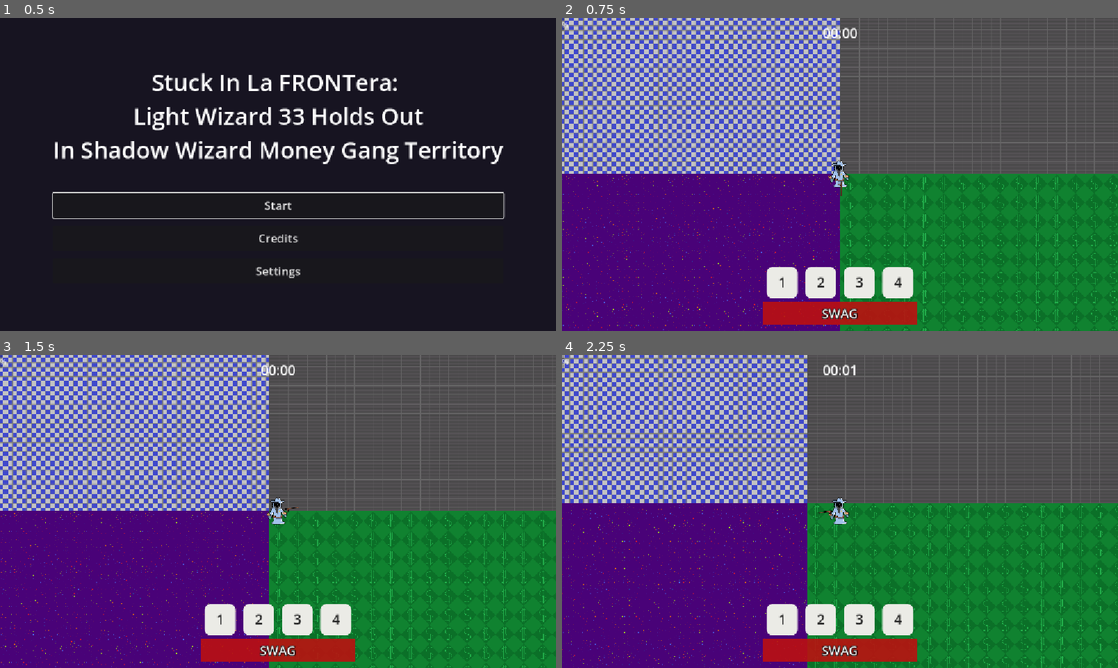
Above: before the commit, frames 1-4 (two rows, left to right).
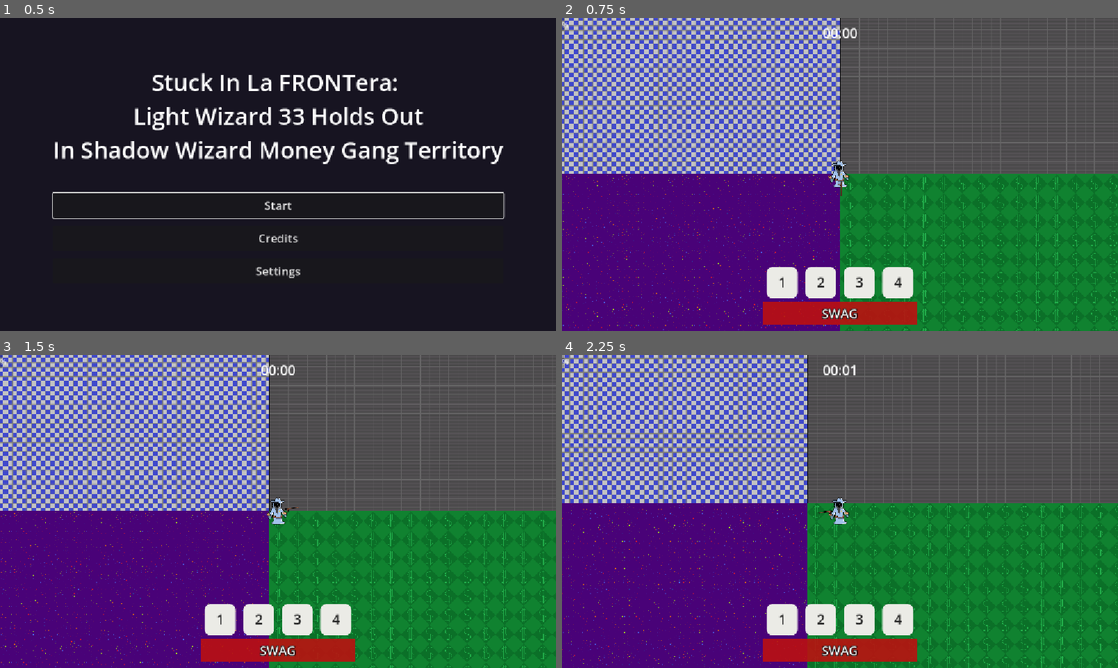
Above: after the commit, the same moments.

Repository: LeyuDing/SteelHacks2026
Game: Godot game, scene res://Scenes/main_menu.tscn
Same seed, same stepped clock (60 frames per second), same inputs: the game is played once before the commit and once after it. The engine's default icon, where the game draws it, is replaced by a stand-in: a white triangle on a blue panel in a dark square.
Inputs (mouse positions are in pixels of both pictures, inside the frame that each line leads up to):
- Up to frame 1 (0.5 s): no input
- Up to frame 2 (0.75 s): click "Start" at 0.5 s
- Up to frame 3 (1.5 s): tap Enter at 1.25 s; move the mouse to (400, 495) at 1.27 s; hold Right (ui_right) from 1.28 s (still down)
- Up to frame 4 (2.25 s): move the mouse to (728, 527) at 2.02 s; release Right (ui_right) at 2.03 s; hold Down (ui_down) from 2.03 s (still down)

Frame 1 is identical in both runs. In frame 2, less than 0.1% of the frame differs, in the area x 50-51%, y 0-46%; in frame 3, less than 0.1%, in the area x 48-49%, y 0-50%; in frame 4, less than 0.1%.

Commit message:
Made background black, added top walls to have assets, removed all other wall sprites

Diff:
--- a/Scenes/main_scene.tscn
+++ b/Scenes/main_scene.tscn
@@ -12,6 +12,8 @@
 [ext_resource type="Texture2D" uid="uid://bawuses8fbtjg" path="res://Assets/floors/mattress_firm_floor.png" id="10_drdnd"]
 [ext_resource type="Texture2D" uid="uid://xfmn6mah88mv" path="res://Assets/floors/dollar_floor.png" id="11_ioaeq"]
 [ext_resource type="Texture2D" uid="uid://br8hkubs5811u" path="res://Assets/floors/arcade_floor.png" id="12_7ewk0"]
+[ext_resource type="Texture2D" uid="uid://cccs5kxto2gvk" path="res://Assets/walls/laundry_wall.png" id="13_7ewk0"]
+[ext_resource type="Texture2D" uid="uid://k6o18u21fhyh" path="res://Assets/walls/mattress_firm_wall.png" id="14_lhp3t"]
 
 [sub_resource type="NavigationPolygon" id="NavigationPolygon_x6ack"]
 vertices = PackedVector2Array(1920, 1516.5469, 1919.0703, 1920, -1920, 1920, -1920, -1920, 1920, -1920)
@@ -101,8 +103,9 @@
 navigation_polygon = SubResource("NavigationPolygon_x6ack")
 
 [node name="StaticBody2D" type="StaticBody2D" parent="NavigationRegion2D" unique_id=385608559]
-position = Vector2(2000, 0)
-scale = Vector2(1, 50)
+visible = false
+position = Vector2(3209, -86.50001)
+scale = Vector2(20, 50)
 
 [node name="CollisionShape2D" type="CollisionShape2D" parent="NavigationRegion2D/StaticBody2D" unique_id=1985354750]
 scale = Vector2(7, 7)
@@ -120,19 +123,42 @@
 shape = SubResource("RectangleShape2D_ia7du")
 
 [node name="Sprite2D" type="Sprite2D" parent="NavigationRegion2D/StaticBody2D2" unique_id=285272130]
-texture = ExtResource("2_jv6wh")
 
-[node name="StaticBody2D3" type="StaticBody2D" parent="NavigationRegion2D" unique_id=1190042307]
-position = Vector2(0, -2000)
-rotation = 1.5707964
+[node name="StaticBody2D3" type="StaticBody2D" parent="NavigationRegion2D" unique_id=263844216]
+position = Vector2(1998, 7)
 scale = Vector2(1, 50)
 
-[node name="CollisionShape2D" type="CollisionShape2D" parent="NavigationRegion2D/StaticBody2D3" unique_id=1794846317]
+[node name="CollisionShape2D" type="CollisionShape2D" parent="NavigationRegion2D/StaticBody2D3" unique_id=1515604910]
 scale = Vector2(7, 7)
 shape = SubResource("RectangleShape2D_ia7du")
 
-[node name="Sprite2D" type="Sprite2D" parent="NavigationRegion2D/StaticBody2D3" unique_id=8583694]
-texture = ExtResource("2_jv6wh")
+[node name="Sprite2D" type="Sprite2D" parent="NavigationRegion2D/StaticBody2D3" unique_id=865737780]
+
+[node name="LaundryWall" type="StaticBody2D" parent="NavigationRegion2D" unique_id=1190042307]
+position = Vector2(-965.5, -1954.5)
+
+[node name="CollisionShape2D" type="CollisionShape2D" parent="NavigationRegion2D/LaundryWall" unique_id=1794846317]
+scale = Vector2(120, 4)
+shape = SubResource("RectangleShape2D_ia7du")
+
+[node name="Sprite2D" type="Sprite2D" parent="NavigationRegion2D/LaundryWall" unique_id=8583694]
+texture_repeat = 2
+texture = ExtResource("13_7ewk0")
+region_enabled = true
+region_rect = Rect2(0, 0, 1930, 64)
+
+[node name="MatressWall" type="StaticBody2D" parent="NavigationRegion2D" unique_id=1577926417]
+position = Vector2(965, -1954.5)
+
+[node name="CollisionShape2D" type="CollisionShape2D" parent="NavigationRegion2D/MatressWall" unique_id=459401870]
+scale = Vector2(120, 4)
+shape = SubResource("RectangleShape2D_ia7du")
+
+[node name="Sprite2D" type="Sprite2D" parent="NavigationRegion2D/MatressWall" unique_id=125949480]
+texture_repeat = 2
+texture = ExtResource("14_lhp3t")
+region_enabled = true
+region_rect = Rect2(0, 0, 1930, 64)
 
 [node name="StaticBody2D4" type="StaticBody2D" parent="NavigationRegion2D" unique_id=956883194]
 position = Vector2(0, 2000)
@@ -144,7 +170,6 @@
 shape = SubResource("RectangleShape2D_ia7du")
 
 [node name="Sprite2D" type="Sprite2D" parent="NavigationRegion2D/StaticBody2D4" unique_id=1843304961]
-texture = ExtResource("2_jv6wh")
 
 [node name="Spell1Timer" type="Timer" parent="." unique_id=758584175]
 one_shot = true
--- a/project.godot
+++ b/project.godot
@@ -92,3 +92,4 @@
 [rendering]
 
 rendering_device/driver.windows="d3d12"
+environment/defaults/default_clear_color=Color(0, 0, 0, 1)
